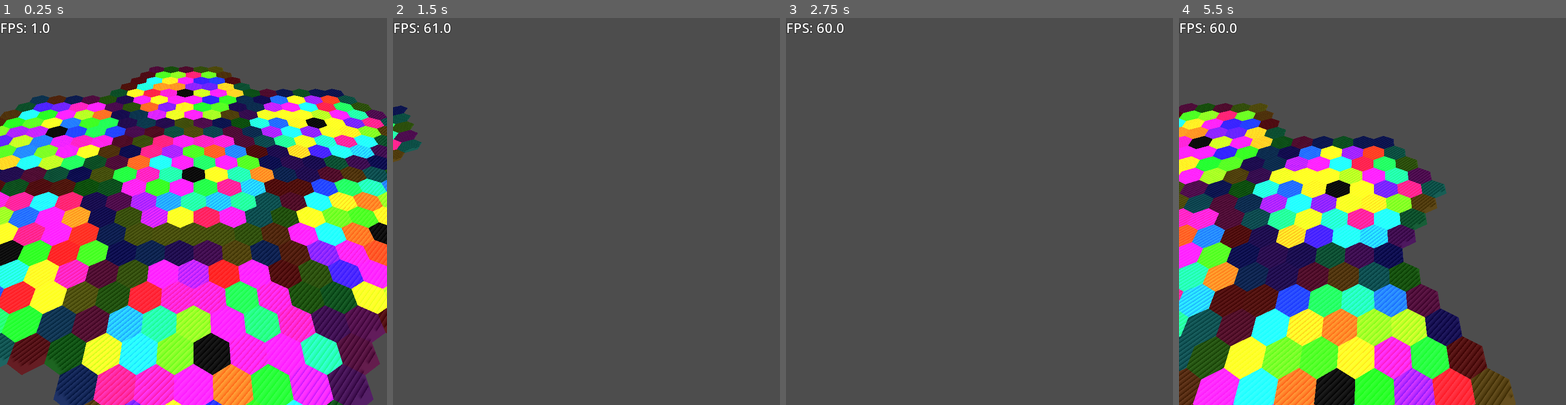
Above: before the commit, frames 1-4 (left to right).
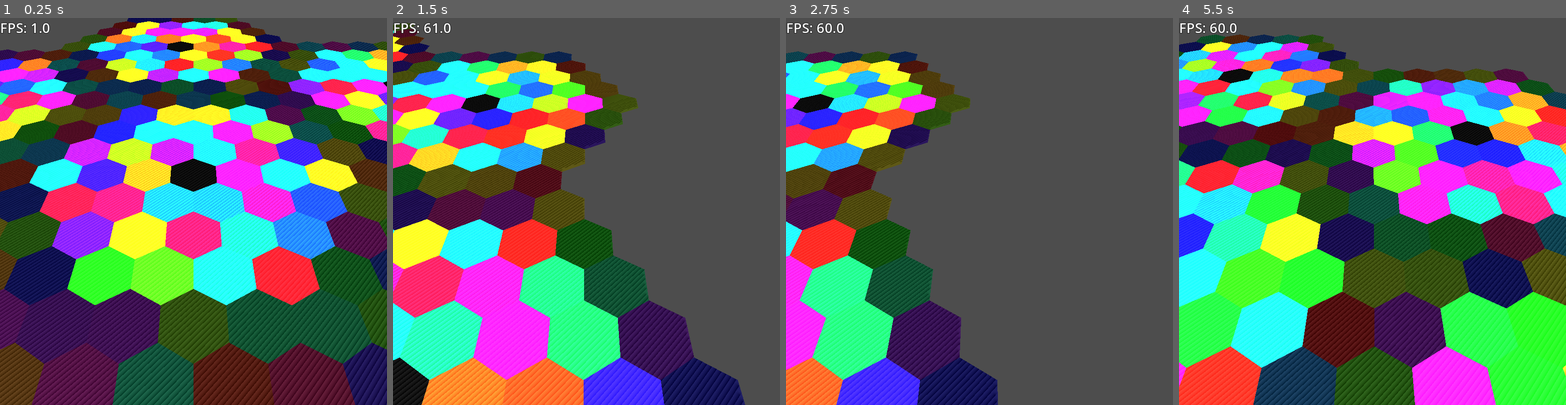
Above: after the commit, the same moments.

Repository: OrbitalOyster/golems
Game: Godot game, scene res://main.tscn
Two runs of this game, one before a commit and one after it. Both use one fixed random seed, a clock stepped at 60 frames per second and the inputs below.
Inputs (mouse positions are in pixels of both pictures, inside the frame that each line leads up to):
- Up to frame 1 (0.25 s): no input
- Up to frame 2 (1.5 s): tap Enter at 0.5 s; move the mouse to (671, 192) at 0.52 s; hold D 0.53-1.28 s; hold Middle mouse button (camera_move) 0.53-1.28 s; click (671, 192) at 0.67 s; move the mouse to (509, 230) at 1.27 s; hold A from 1.28 s (still down); tap Middle mouse button (camera_move) at 1.35 s; click (509, 230) at 1.42 s
- Up to frame 3 (2.75 s): move the mouse to (1018, 126) at 2.02 s; release A at 2.03 s; hold D from 2.03 s (still down); hold Middle mouse button (camera_move) from 2.03 s (still down); click (1018, 126) at 2.17 s
- Up to frame 4 (5.5 s): move the mouse to (1353, 288) at 2.77 s; release Middle mouse button (camera_move) at 2.78 s; tap Middle mouse button (camera_move) at 2.85, 4.35 s; click (1353, 288) at 2.92 s; tap Space at 3.5 s; move the mouse to (1488, 269) at 3.52 s; release D at 3.53 s; hold Middle mouse button (camera_move) 3.53-4.28 s; hold A from 3.53 s (still down); click (1488, 269) at 3.67 s; move the mouse to (1256, 153) at 4.27 s; click (1256, 153) at 4.42 s; move the mouse to (1391, 211) at 5.02 s; hold Middle mouse button (camera_move) from 5.03 s (still down); click (1391, 211) at 5.17 s

The runs differ from the first frame. In frame 1, 94% of the frame differs, in the area x 0-100%, y 0-100%; in frame 2, 57%; in frame 3, 35%; in frame 4, 88%.

Commit message:
Cubic coords

Diff:
--- a/chunk.gd
+++ b/chunk.gd
@@ -1,39 +1,18 @@
 class_name Chunk
 extends Node3D
-
-var chunk_shape: Hex
 
 var hexes_node: Node3D
 var hexes: Array
 
-var hex_data: Array
-
 var n: int
-var q: int
-var r: int
-var s: int
-var radius: int
+var center_q: int
+var center_r: int
+var center_s: int
 
 var notifier: Notifier
 
-func generate_hex_data():
-	var size = Math.get_number_of_hexes(radius)
-	hex_data.resize(size)
-	hexes.resize(size)
-	for i in size:
-		var cubic = Math.linear_to_cubic(i)
-		var c: Color
-		if Math.is_rim_hex(cubic.x, cubic.y, cubic.z):
-			c = Color.from_hsv(randf(), .9, .2)
-			print("Ok")
-		else:
-			c = Color.from_hsv(randf(), .9, .9)
-		hex_data[i] = HexData.new(c)
-
-	hex_data[0].set_color(Color.BLACK)
-
-func generate_hex(x: float, z: float, size: float, flat_top: bool) -> Hex:
-	var new_hex := Hex.new()
+func generate_hex(x: float, z: float, size: float, flat_top: bool, color: Color) -> Hex:
+	var new_hex := Hex.new(color)
 	new_hex.position.x = x
 	new_hex.position.z = z
 	new_hex.scale.x = size
@@ -43,45 +22,37 @@
 	return new_hex
 
 func generate_hexes():
-	for i in hexes.size():
+	var size = Math.get_number_of_hexes(Utils.CHUNK_RADIUS)
+	hexes.resize(size)
+	for i in size:
 		var cubic = Math.linear_to_cubic(i)
 		var cartesian = Math.cubic_to_cartesian(cubic.x, cubic.y, cubic.z)
-		var new_hex = generate_hex(cartesian.x, cartesian.z, 1, false)
+		var color: Color
+		if Math.is_rim_hex(cubic.x, cubic.y, cubic.z):
+			color = Color.from_hsv(randf(), .9, .2)
+		else:
+			color = Color.from_hsv(randf(), .9, .9)
+		var new_hex = generate_hex(cartesian.x, cartesian.z, 1, false, color)
 		hexes[i] = new_hex
 		hexes_node.add_child(new_hex)
-		new_hex.set_color(hex_data[i].color)
-	# print("Generated hexes: ", hexes_node.get_child_count(false))
+	hexes[0].set_color(Color.BLACK)
 
 func free_hexes():
 	for hex in hexes_node.get_children():
 		hex.queue_free()
 
-func _init(new_n: int, new_q: int, new_r: int, new_s: int, new_radius: int):
-	n = new_n
-	q = new_q
-	r = new_r
-	s = new_s
-
+func _init(new_n: int, q: int, r: int, s: int):
 	if q+r+s != 0:
 		printerr("Wrong coords")
 
-	radius = new_radius
+	n = new_n
+	center_q = q
+	center_r = r
+	center_s = s
 
-	generate_hex_data()
-	#print("Generated hex data: ", hex_data.size())
-
-	var pos = Math.cubic_to_cartesian(q, r, s)
+	var pos = Math.cubic_to_cartesian(center_q, center_r, center_s)
 	position.x = pos.x
 	position.z = pos.z
-
-	# var rnd := Color.from_hsv(randf(), .5, .9)
-	# for h in hexes.size():
-	#	hexes[h].set_color(rnd)
-
-	# chunk_shape = generate_hex(0, 0, Utils.CHUNK_RADIUS * sqrt(3), true)
-	# chunk_shape.set_color(Color.WHITE)
-	# chunk_shape.position.y = -.01
-	# add_child(chunk_shape)
 
 	# TODO: Not exactly right (a little bigger than actual chunk)
 	var aabb_size = Vector3(
--- /dev/null
+++ b/cubic_coords.gd
@@ -0,0 +1,5 @@
+class_name CubicCoords
+
+var q: int
+var r: int
+var s: int
--- a/hex.gd
+++ b/hex.gd
@@ -1,6 +1,7 @@
 class_name Hex
 extends Node3D
 
+var color: Color
 var instance: MeshInstance3D
 
 var notifier_size = Vector3(
@@ -8,36 +9,31 @@
 	.25,
 	Utils.HEX_RADIUS * 2
 )
-var notifier: Notifier
+
+func apply_color():
+	var material = StandardMaterial3D.new()
+	material.albedo_color = color
+	instance.set_surface_override_material(0, material)
 
 func set_color(new_color: Color):
-	var material = StandardMaterial3D.new()
-	material.albedo_color = new_color
-	instance.set_surface_override_material(0, material)
+	color = new_color
+	apply_color()
 
 func generate_instance():
 	instance = MeshInstance3D.new()
 	instance.mesh = Utils.hex_mesh
+	apply_color()
 	add_child(instance)
 
 func free_instance():
 	instance.queue_free()
-	# notifier.queue_free()
-	# instance.call_deferred("free")
-	# notifier.call_deferred("free")
 
-
-func _init():
-	# notifier = Notifier.new(notifier_size)
-	# notifier.screen_exited.connect(on_exit)
-	# notifier.screen_entered.connect(on_enter)
-	# add_child(notifier)
+func _init(new_color: Color):
+	color = new_color
 	generate_instance()
 
 func on_enter():
-	# print("Generated hex")
 	generate_instance()
 
 func on_exit():
-	# print("Freed hex")
 	free_instance()
--- a/hex_coords.gd
+++ /dev/null
@@ -1,7 +0,0 @@
-class_name HexCoords
-
-var q: int
-var r: int
-var s: int
-
-var chunk_index: int
--- a/hex_data.gd
+++ /dev/null
@@ -1,9 +0,0 @@
-class_name HexData
-
-var color: Color
-
-func _init(new_color: Color) -> void:
-	color = new_color
-
-func set_color(new_color: Color) -> void:
-	color = new_color
--- a/main.gd
+++ b/main.gd
@@ -9,7 +9,7 @@
 	chunks.resize(world_size)
 	print("World size: ", world_size * Math.get_number_of_hexes(Utils.CHUNK_RADIUS))
 
-	var first_chunk = Chunk.new(0, 0, 0, 0, Utils.CHUNK_RADIUS)
+	var first_chunk = Chunk.new(0, 0, 0, 0)
 	chunks[0] = first_chunk
 	add_child(first_chunk)
 
@@ -24,9 +24,13 @@
 				var neighbour_number = Math.cubic_to_linear(nc.x, nc.y, nc.z)
 				if chunks[neighbour_number] == null:
 					var pos = Math.get_neighbour_coords(
-						chunks[j].q, chunks[j].r, chunks[j].s, Utils.CHUNK_RADIUS, d
+						chunks[j].center_q,
+						chunks[j].center_r,
+						chunks[j].center_s,
+						Utils.CHUNK_RADIUS,
+						d
 					)
-					var new_chunk = Chunk.new(neighbour_number, pos.x, pos.y, pos.z, Utils.CHUNK_RADIUS)
+					var new_chunk = Chunk.new(neighbour_number, pos.x, pos.y, pos.z)
 					chunks[neighbour_number] = new_chunk
 					add_child(new_chunk)
 
@@ -61,6 +65,7 @@
 		)
 		var cubic = Math.cartesian_to_cubic(position3D.x, position3D.z)
 		var linear = Math.cubic_to_linear(cubic.x, cubic.y, cubic.z)
+		# chunks[0].hexes[linear].set_color(Color.GRAY)
 		print(cubic, " ", linear)
 
 func _ready() -> void:
--- a/math.gd
+++ b/math.gd
@@ -136,19 +136,10 @@
 	# Should not get here
 	printerr("Oh no!")
 	return Vector3i(0, 0, 0)
-#
-#static func get_neighbour_chunk(q: int, r: int, s: int, d: int) -> Vector3i:
-	#match d:
-		#0:
-		#1:
-		#2:
-		#3:
-		#4:
-		#5:
-	#
-	## Should not get here
-	#printerr("Oh no!")
-	#return Vector3i(0, 0, 0)
 
 static func is_rim_hex(q: int, r: int, s: int) -> bool:
-	return abs(q) == Utils.CHUNK_RADIUS - 1 or abs(r) == Utils.CHUNK_RADIUS - 1 or abs(s) == Utils.CHUNK_RADIUS - 1
+	return (
+		abs(q) == Utils.CHUNK_RADIUS - 1 ||
+		abs(r) == Utils.CHUNK_RADIUS - 1 ||
+		abs(s) == Utils.CHUNK_RADIUS - 1
+	)
--- a/project.godot
+++ b/project.godot
@@ -12,7 +12,7 @@
 
 config/name="golems"
 run/main_scene="uid://vh6oj70u5m7n"
-config/features=PackedStringArray("4.8", "Forward Plus")
+config/features=PackedStringArray("4.7", "Forward Plus")
 config/icon="res://icon.svg"
 
 [display]
@@ -27,46 +27,13 @@
 
 camera_move={
 "deadzone": 0.2,
-"events": [Object(InputEventMouseButton,
-"resource_local_to_scene": false,
-"resource_name": "",
-"device": -1,
-"window_id": 0,
-"alt_pressed": false,
-"shift_pressed": false,
-"ctrl_pressed": false,
-"meta_pressed": false,
-"button_mask": 0,
-"position": Vector2(0, 0),
-"global_position": Vector2(0, 0),
-"factor": 1.0,
-"button_index": 3,
-"canceled": false,
-"pressed": false,
-"double_click": false,
-"script": null
-)]
+"events": [Object(InputEventMouseButton,"resource_local_to_scene":false,"resource_name":"","device":-1,"window_id":0,"alt_pressed":false,"shift_pressed":false,"ctrl_pressed":false,"meta_pressed":false,"button_mask":0,"position":Vector2(0, 0),"global_position":Vector2(0, 0),"factor":1.0,"button_index":3,"canceled":false,"pressed":false,"double_click":false,"script":null)
+]
 }
 quit={
 "deadzone": 0.2,
-"events": [Object(InputEventKey,
-"resource_local_to_scene": false,
-"resource_name": "",
-"device": -1,
-"window_id": 0,
-"alt_pressed": false,
-"shift_pressed": false,
-"ctrl_pressed": false,
-"meta_pressed": false,
-"pressed": false,
-"keycode": 0,
-"physical_keycode": 4194305,
-"key_label": 0,
-"unicode": 0,
-"location": 0,
-"echo": false,
-"script": null
-)]
+"events": [Object(InputEventKey,"resource_local_to_scene":false,"resource_name":"","device":-1,"window_id":0,"alt_pressed":false,"shift_pressed":false,"ctrl_pressed":false,"meta_pressed":false,"pressed":false,"keycode":0,"physical_keycode":4194305,"key_label":0,"unicode":0,"location":0,"echo":false,"script":null)
+]
 }
 
 [physics]
--- a/utils.gd
+++ b/utils.gd
@@ -1,6 +1,6 @@
 class_name Utils
 
-const HEX_RADIUS = .25
+const HEX_RADIUS = .5
 const CHUNK_RADIUS = 5
 
 static var hex_mesh: Mesh
@@ -28,18 +28,18 @@
 		0, 6, 1
 	])
 
-	var uvs = PackedVector2Array([
-		Vector2(.5, .5),
-		Vector2(.5, 0),
-		Vector2(.5 + sqrt(3.0)*.5/2.0, 1.0 / 4.0),
-		Vector2(.5 + sqrt(3.0)*.5/2.0, 1.0 - 1.0/4.0),
-		Vector2(.5, 1.0),
-		Vector2(.5 - sqrt(3.0)*.5/2.0, 1.0 - 1.0/4.0),
-		Vector2(.5 - sqrt(3.0)*.5/2.0, 1.0 / 4.0),
-	])
+	#var uvs = PackedVector2Array([
+	#	Vector2(.5, .5),
+	#	Vector2(.5, 0),
+	#	Vector2(.5 + sqrt(3.0)*.5/2.0, 1.0 / 4.0),
+	#	Vector2(.5 + sqrt(3.0)*.5/2.0, 1.0 - 1.0/4.0),
+	#	Vector2(.5, 1.0),
+	#	Vector2(.5 - sqrt(3.0)*.5/2.0, 1.0 - 1.0/4.0),
+	#	Vector2(.5 - sqrt(3.0)*.5/2.0, 1.0 / 4.0),
+	#])
 
 	arrays[Mesh.ARRAY_VERTEX] = vertices
-	arrays[Mesh.ARRAY_TEX_UV] = uvs
+	# arrays[Mesh.ARRAY_TEX_UV] = uvs
 	arrays[Mesh.ARRAY_INDEX] = indices
 
 	var result = ArrayMesh.new()
Renamed: hex_coords.gd.uid -> cubic_coords.gd.uid
Not shown, removed: hex_data.gd.uid
